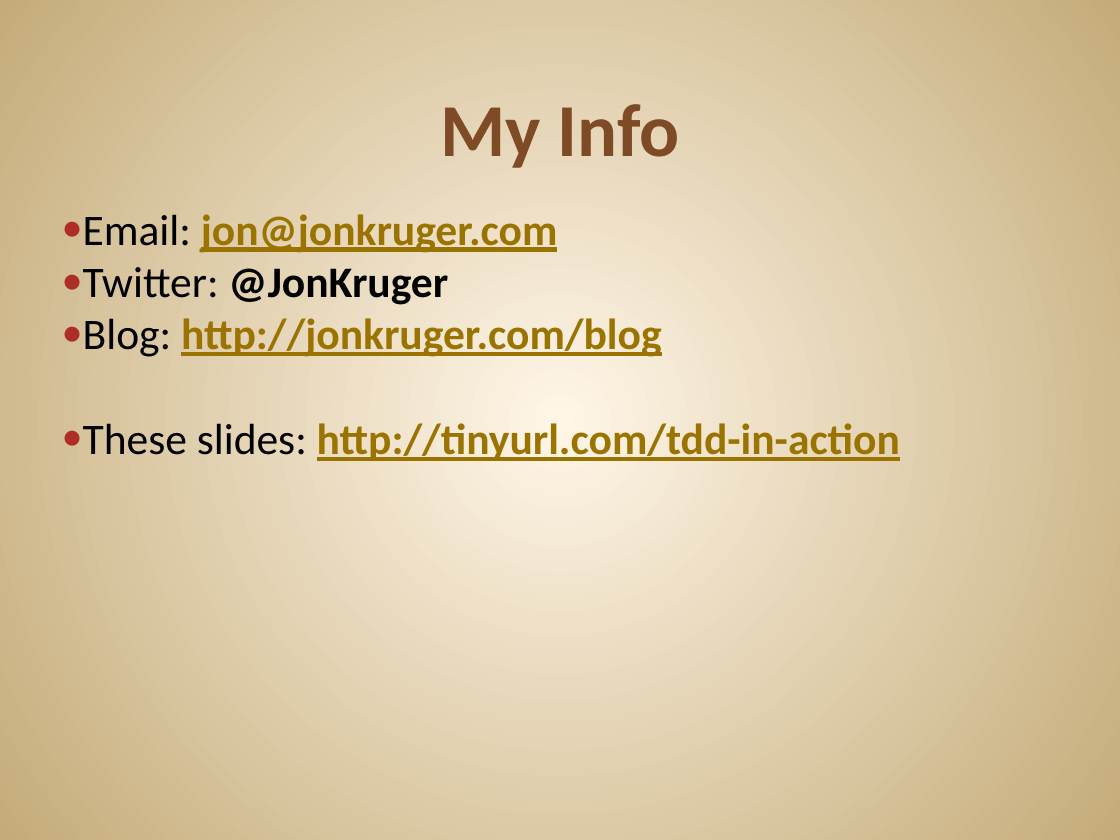
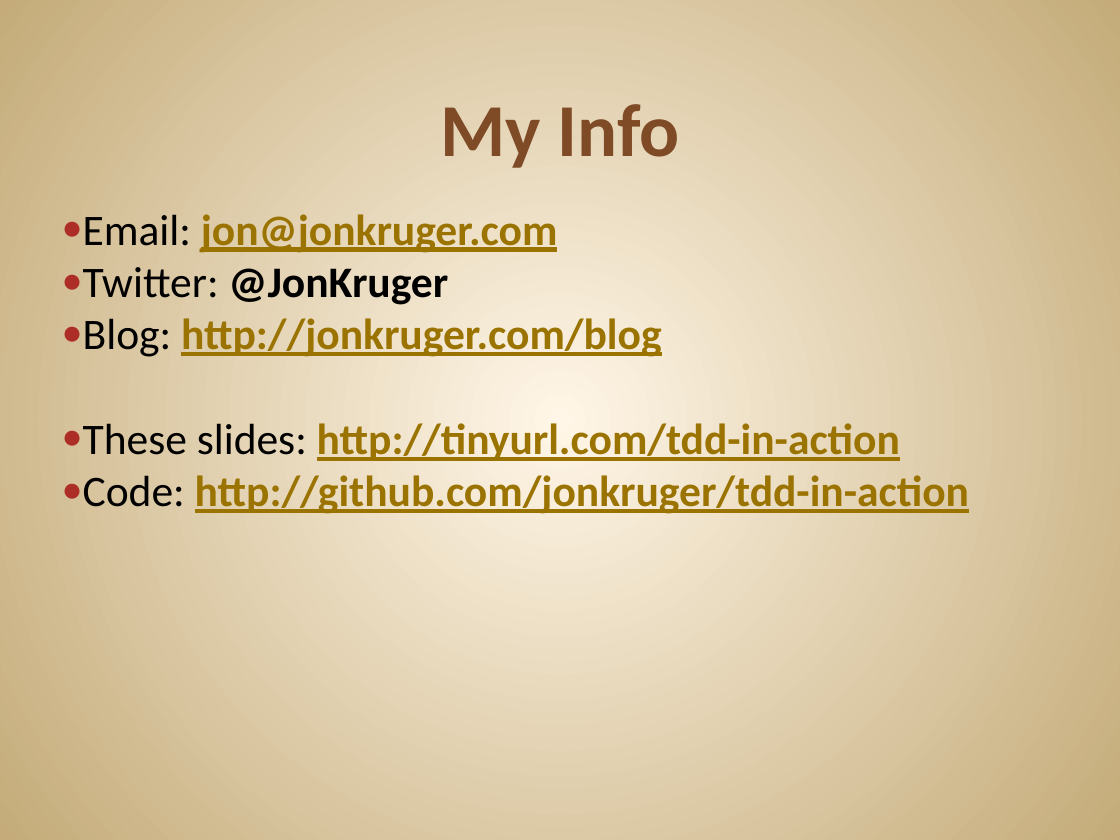
Before and after one commit to JonKruger/TDD-In-Action, a slide deck: slide 37 of TDD In Action.pptx (slide 36 before the commit). Drawn at 1120x840 pixels with LibreOffice and Linux fonts; fonts in the diff are those of the drawing. Boxes give left, top, right and bottom in pixels: in the first picture for what was removed or moved away, otherwise in the second. Text is boxed around its words. In the diff, an @@ line names an element or a change of style, - is before the commit and + after.

Commit message:
minor slide tweaks

```diff
--- a/TDD In Action.pptx
+++ b/TDD In Action.pptx
@@ text at bbox=[83, 470, 969, 514]: paragraph added @@
+● Code: http://github.com/jonkruger/tdd-in-action
```
Also in this commit, not shown: 1 other slide changed, 2 slides added, 1 slide removed.
